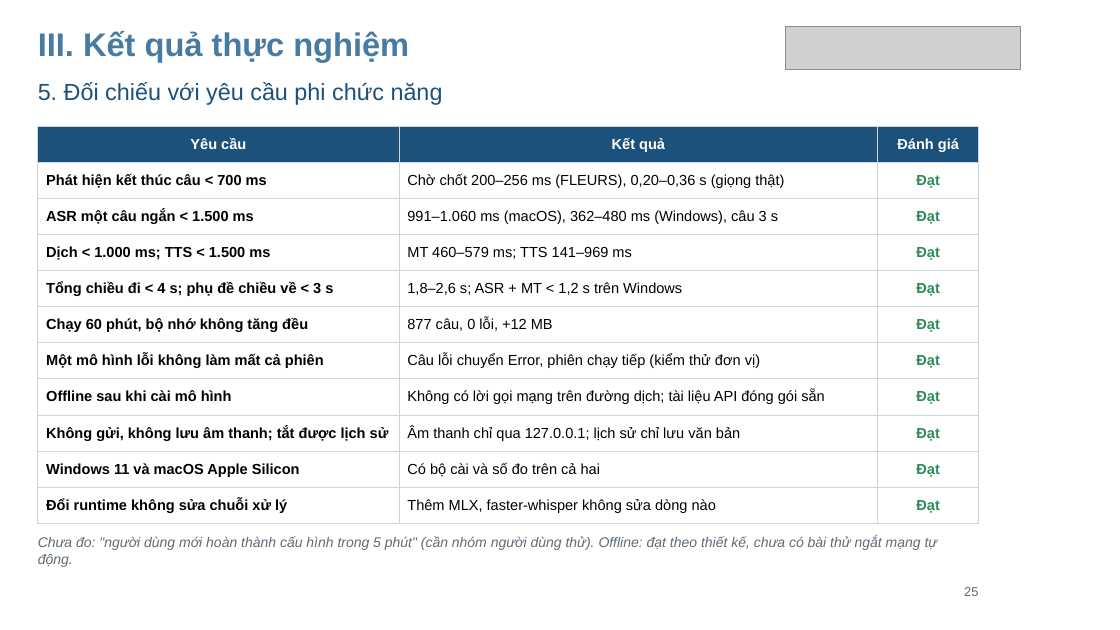
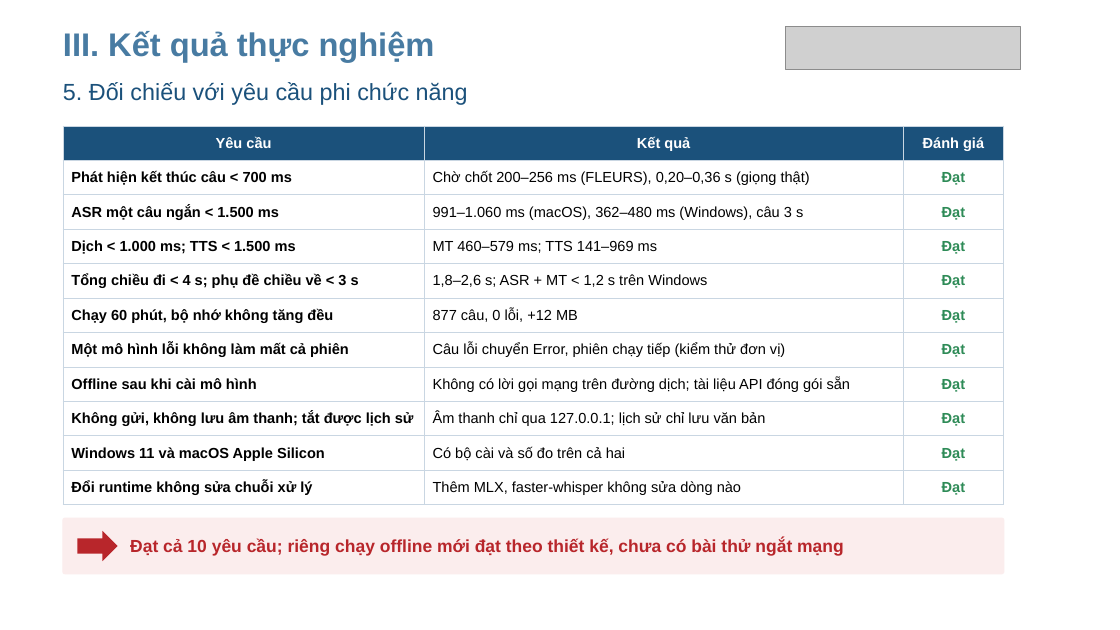
Before and after one commit to RokeyHung/local-live-voice-translator, a slide deck: slide 21 of docs/slides/24410300_NgoManhHung_SlideBaoVe.pptx (slide 25 before the commit). Drawn at 1120x630 pixels with LibreOffice and Linux fonts; fonts in the diff are those of the drawing; grey boxes stand for pictures; background and template pictures are left out. Boxes give left, top, right and bottom in pixels: in the first picture for what was removed or moved away, otherwise in the second. Text is boxed around its words. In the diff, an @@ line names an element or a change of style, - is before the commit and + after.

```diff
--- a/docs/slides/24410300_NgoManhHung_SlideBaoVe.pptx
+++ b/docs/slides/24410300_NgoManhHung_SlideBaoVe.pptx
@@ text "III. Kết quả thực nghiệm": place and size @@
-text "III. Kết quả thực nghiệm" at [38,31,409,62]
+text "III. Kết quả thực nghiệm" at [63,31,435,62]
@@ text "5. Đối chiếu với yêu ...": place and size @@
-text "5. Đối chiếu với yêu ..." at [38,82,443,105]
+text "5. Đối chiếu với yêu ..." at [63,82,468,105]
@@ table: place and size @@
-table at [38,126,979,523]
+table at [63,126,1004,505]
@@ rounded rectangle added at [63,518,1004,574], fill #FBEDED, outline #FBEDED 1 pt @@
@@ right arrow added at [77,531,118,561], fill #B8262B @@
@@ text at [130,539,844,556]: text changed; size 12 to 15 pt; text colour #5F6B76 to #B8262B; bold on; italic off @@
-Chưa đo: "người dùng mới hoàn thành cấu hình trong 5 phút" (cần nhóm người dùng thử). Offline: đạt theo thiết kế, chưa có bài thử ngắt mạng tự động.
+Đạt cả 10 yêu cầu; riêng chạy offline mới đạt theo thiết kế, chưa có bài thử ngắt mạng
@@ text "Đạt cả 10 yêu cầu; ..." at [130,539,844,556]: vertical alignment top to middle @@
@@ text removed at [964,587,978,596] @@
-25
```
Also in this commit, not shown: 30 other slides changed, 14 slides added, 45 other files.
